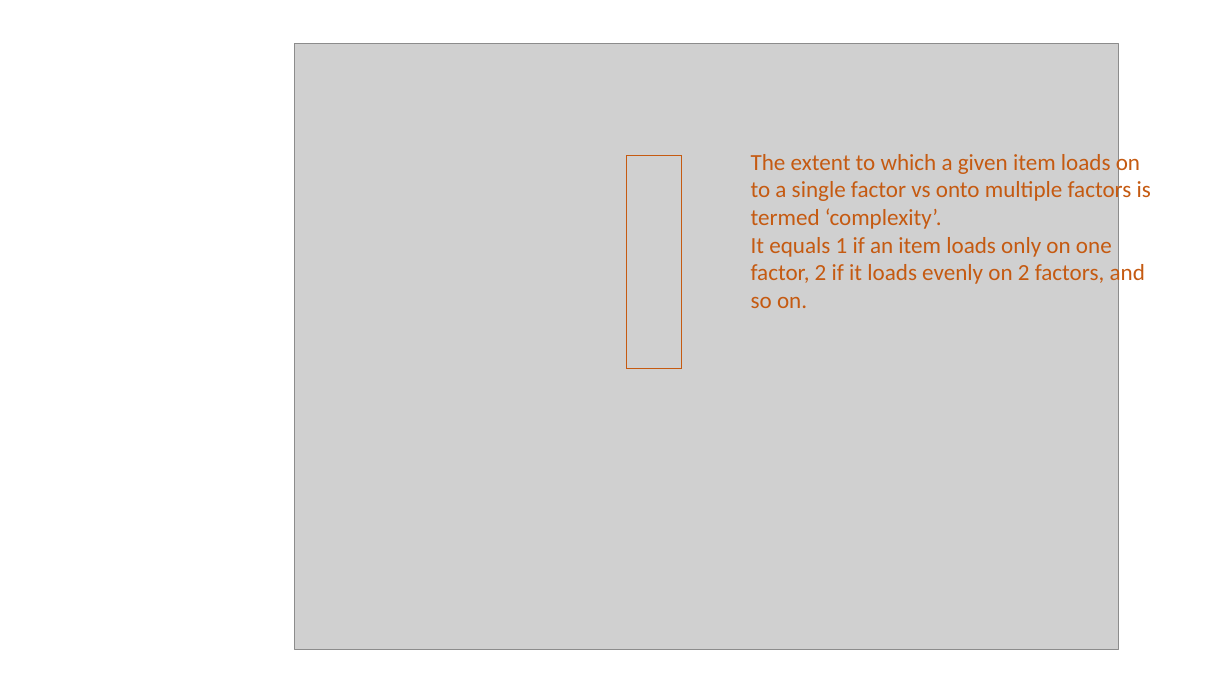
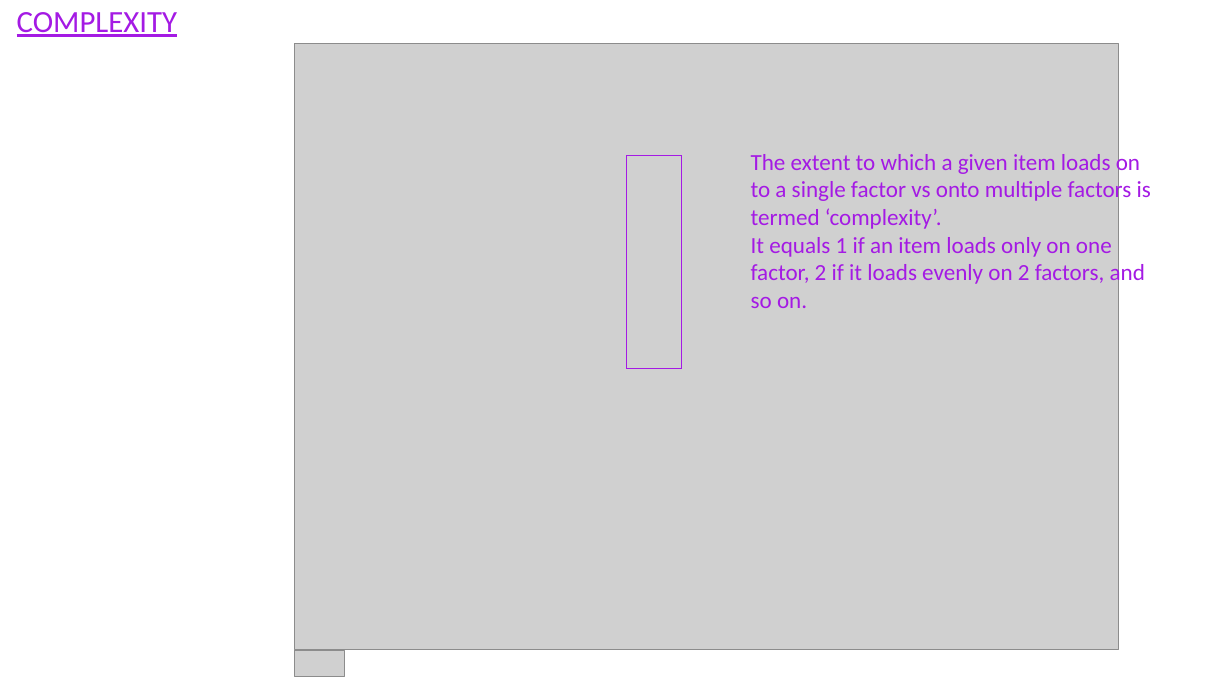
Before and after one commit to uoepsy/msmr, a slide deck: slide 5 of msmr_labs/images/efa_output.pptx (slide 4 before the commit). Drawn at 1232x693 pixels with LibreOffice and Linux fonts; fonts in the diff are those of the drawing; grey boxes stand for pictures. Boxes give left, top, right and bottom in pixels: in the first picture for what was removed or moved away, otherwise in the second. Text is boxed around its words. In the diff, an @@ line names an element or a change of style, - is before the commit and + after.

```diff
--- a/msmr_labs/images/efa_output.pptx
+++ b/msmr_labs/images/efa_output.pptx
@@ text added at [17,12,177,37], 24 pt, text #A41AE4, underline @@
+COMPLEXITY
@@ text "The extent to which a ..." at [751,150,1151,308]: text colour #C55A11 to #A41AE4 @@
@@ rectangle at [627,155,682,369]: outline #C55A11 1 pt to #A41AE4 1 pt @@
@@ picture added at [295,651,344,677] @@
```
Also in this commit, not shown: 8 other slides changed, 4 slides added, 2 other files.
